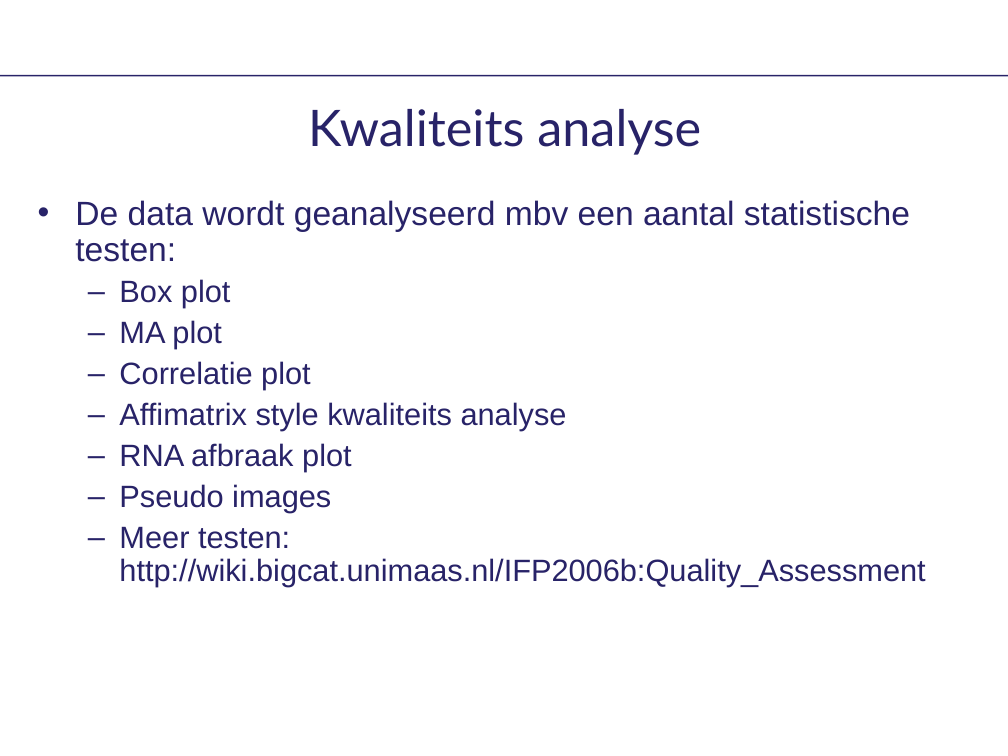
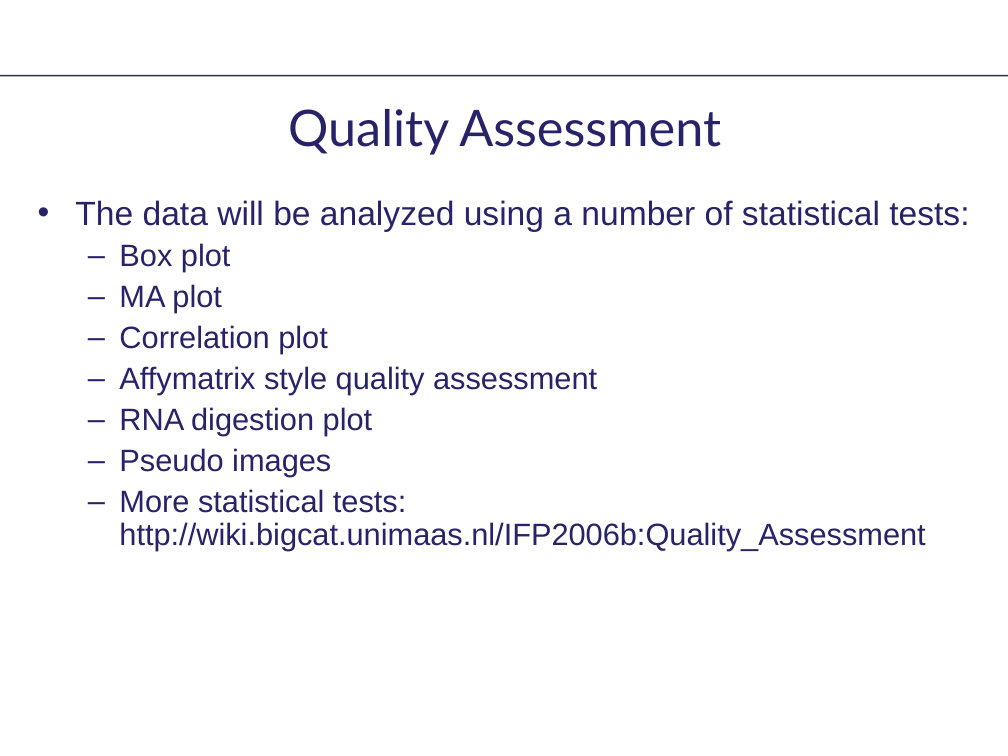
Before and after one commit to kozo2/pathvisio, a slide deck: slide 4 of branches/ifp06b/Presentation/presentatie_project_bigcat.ppt. Drawn at 1008x756 pixels with LibreOffice and Linux fonts; fonts in the diff are those of the drawing; background and template pictures are left out. Boxes give left, top, right and bottom in pixels: in the first picture for what was removed or moved away, otherwise in the second. Text is boxed around its words. In the diff, an @@ line names an element or a change of style, - is before the commit and + after.

```diff
--- a/branches/ifp06b/Presentation/presentatie_project_bigcat.ppt
+++ b/branches/ifp06b/Presentation/presentatie_project_bigcat.ppt
@@ title at box(288, 109, 721, 155): text changed @@
-Kwaliteits analyse
+Quality Assessment
@@ text at box(75, 200, 969, 232): text changed @@
-• De data wordt geanalyseerd mbv een aantal statistische testen:
+• The data will be analyzed using a number of statistical tests:
@@ text at box(119, 325, 597, 436): text changed @@
-  – Correlatie plot
-  – Affimatrix style kwaliteits analyse
-  – RNA afbraak plot
+  – Correlation plot
+  – Affymatrix style quality assessment
+  – RNA digestion plot
@@ text at box(119, 489, 925, 551): text changed @@
-  – Meer testen: http://wiki.bigcat.unimaas.nl/IFP2006b:Quality_Assessment
+  – More statistical tests: http://wiki.bigcat.unimaas.nl/IFP2006b:Quality_Assessment
```
Also in this commit, not shown: 2 other slides changed, 3 slides added, 3 slides removed.
